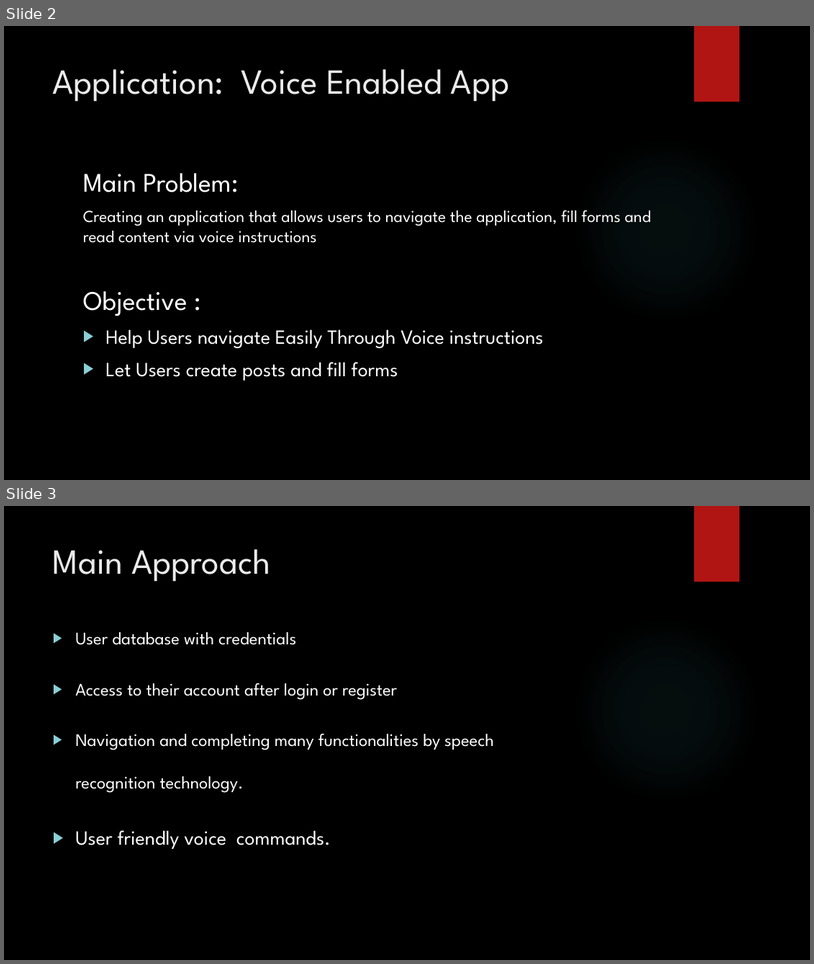
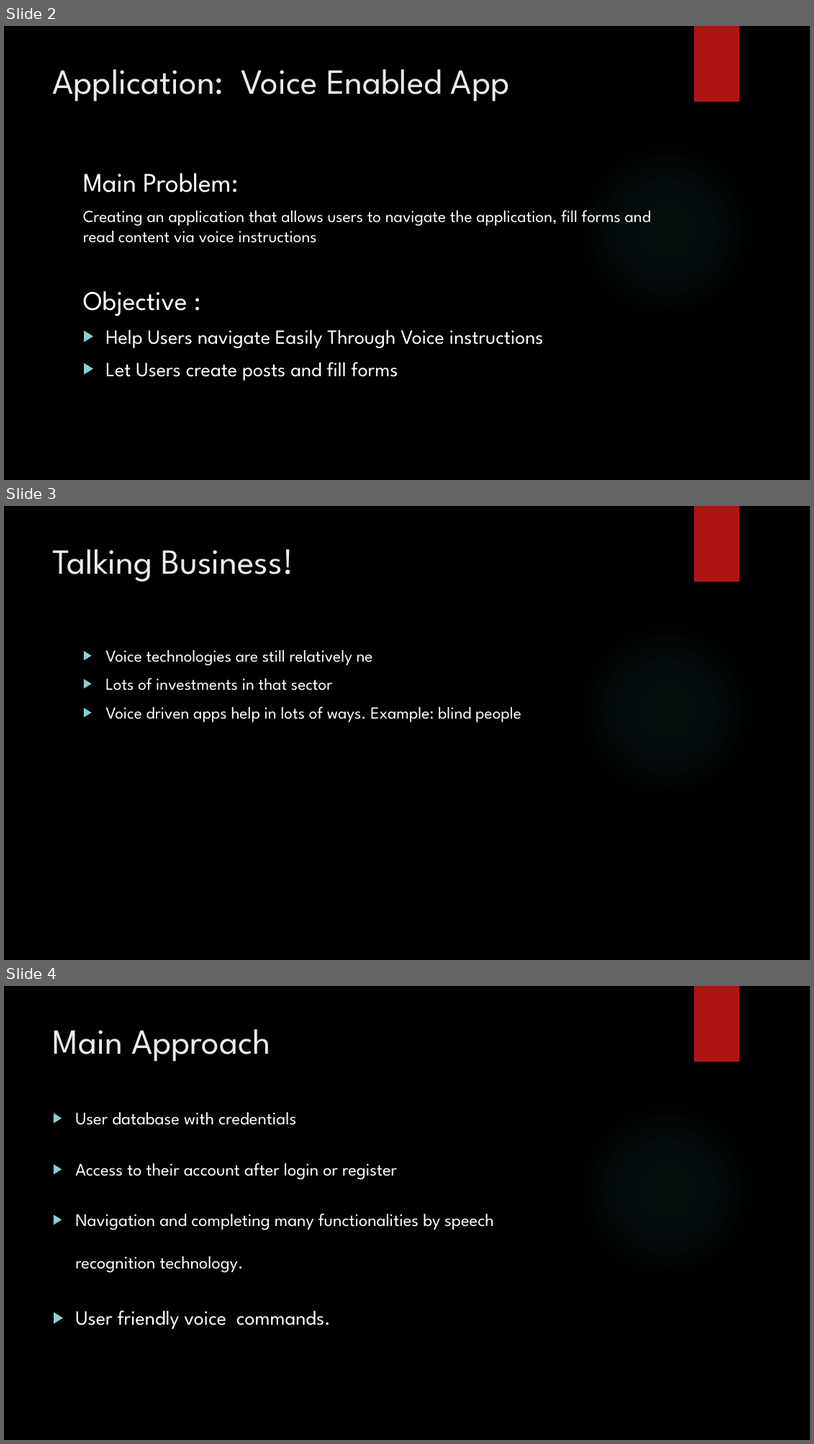
Before and after one commit to ChristinaDarstbanian/ChristinaDarstbanian, a slide deck: Hackathon Shadi Christina.pptx. Shown one above the other, each under a label of ours: slides 2 and 3 before the commit, slides 2, 3 and 4 after it. The pictures are 814x964 and 814x1444 pixels, drawn with LibreOffice and Linux fonts; fonts in the diff are those of the drawing; background and template pictures are left out. Boxes give left, top, right and bottom in pixels: in the first picture for what was removed or moved away, otherwise in the second. Text is boxed around its words. In the diff, an @@ line names an element or a change of style, - is before the commit and + after.

```diff
--- a/Hackathon Shadi Christina.pptx
+++ b/Hackathon Shadi Christina.pptx
@@ slide 3 added at (4,506,810,960), background picture (left out); not listed: 2 template elements that a slide beside it also shows @@
@@ title added at (53,549,294,582), 42 pt, text #EBEBEB @@
+Talking Business!
@@ text added at (106,650,522,722), 20 pt, text #FFFFFF @@
+▶ Voice technologies are still relatively ne
+▶ Lots of investments in that sector
+▶ Voice driven apps help in lots of ways. Example: blind people
@@ what was slide 3 is now slide 4 @@
```
